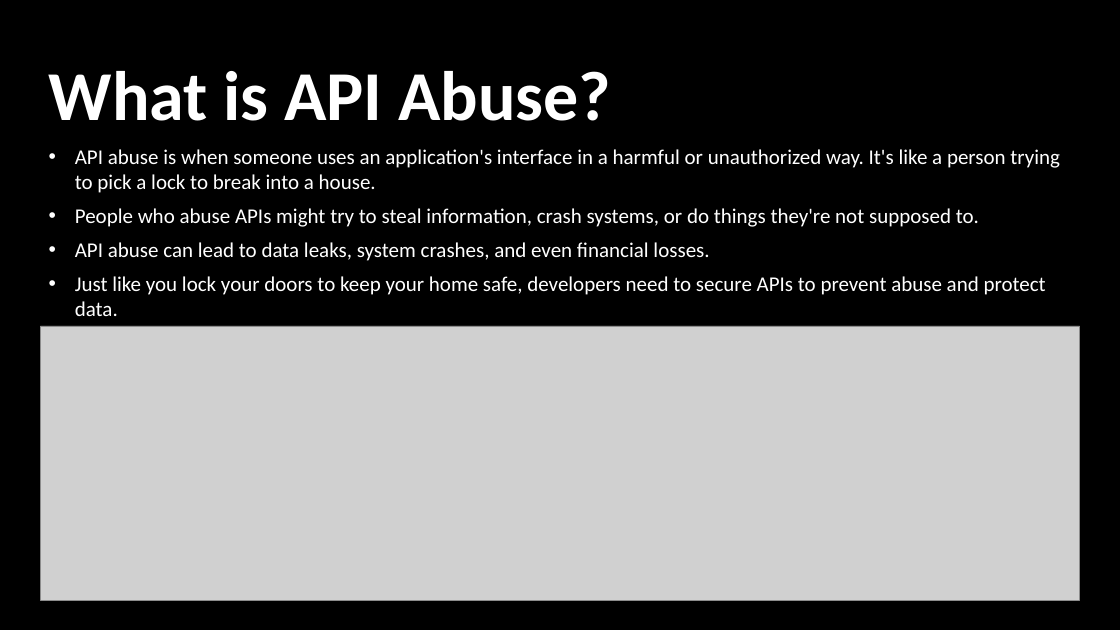
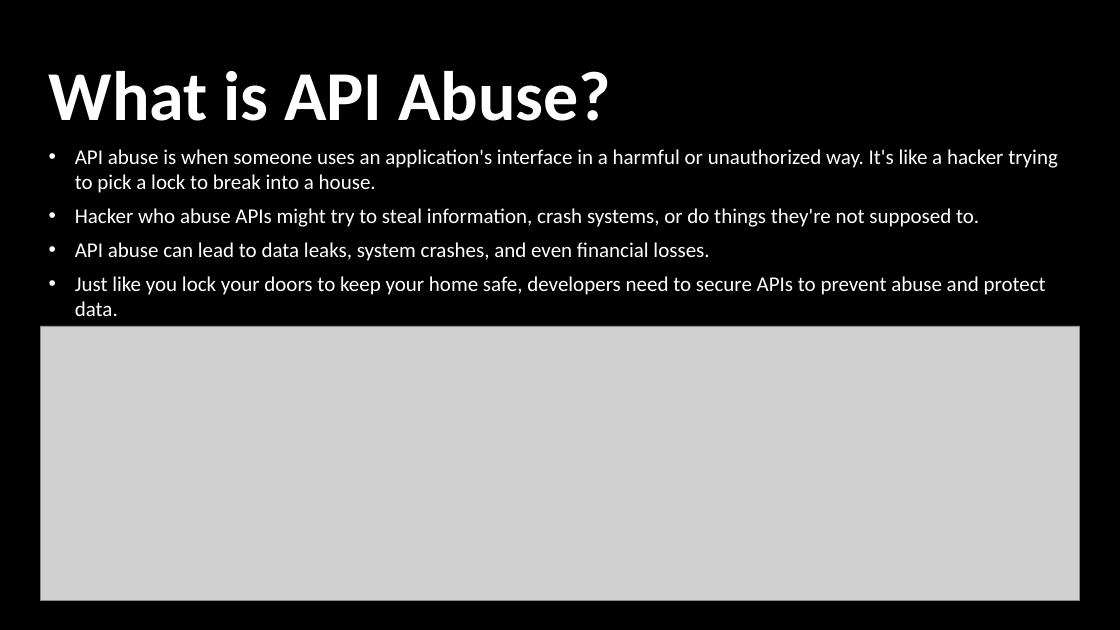
Before and after one commit to yashpatel521/API-Abuse, a slide deck: slide 4 of Database_&_docs/API Abuse.pptx. Drawn at 1120x630 pixels with LibreOffice and Linux fonts; fonts in the diff are those of the drawing; grey boxes stand for pictures; background and template pictures are left out. Boxes give left, top, right and bottom in pixels: in the first picture for what was removed or moved away, otherwise in the second. Text is boxed around its words. In the diff, an @@ line names an element or a change of style, - is before the commit and + after.

```diff
--- a/Database_&_docs/API Abuse.pptx
+++ b/Database_&_docs/API Abuse.pptx
@@ text at bbox=[75, 149, 1058, 193]: text changed @@
-• API abuse is when someone uses an application's interface in a harmful or unauthorized way. It's like a person trying to pick a lock to break into a house.
+• API abuse is when someone uses an application's interface in a harmful or unauthorized way. It's like a hacker trying to pick a lock to break into a house.
@@ text at bbox=[75, 208, 979, 227]: text changed @@
-• People who abuse APIs might try to steal information, crash systems, or do things they're not supposed to.
+• Hacker who abuse APIs might try to steal information, crash systems, or do things they're not supposed to.
```
Also in this commit, not shown: 2 other slides changed.
